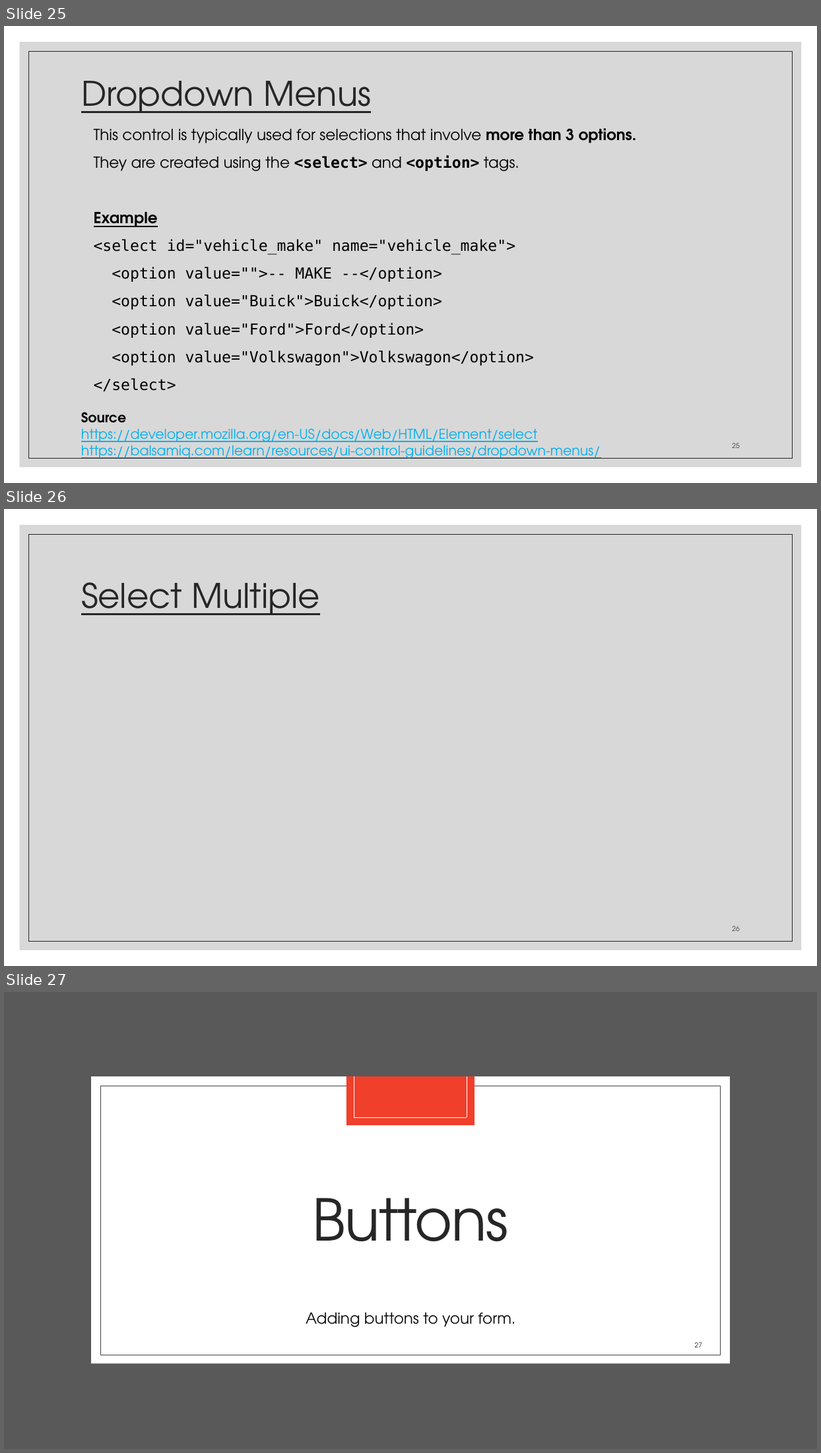
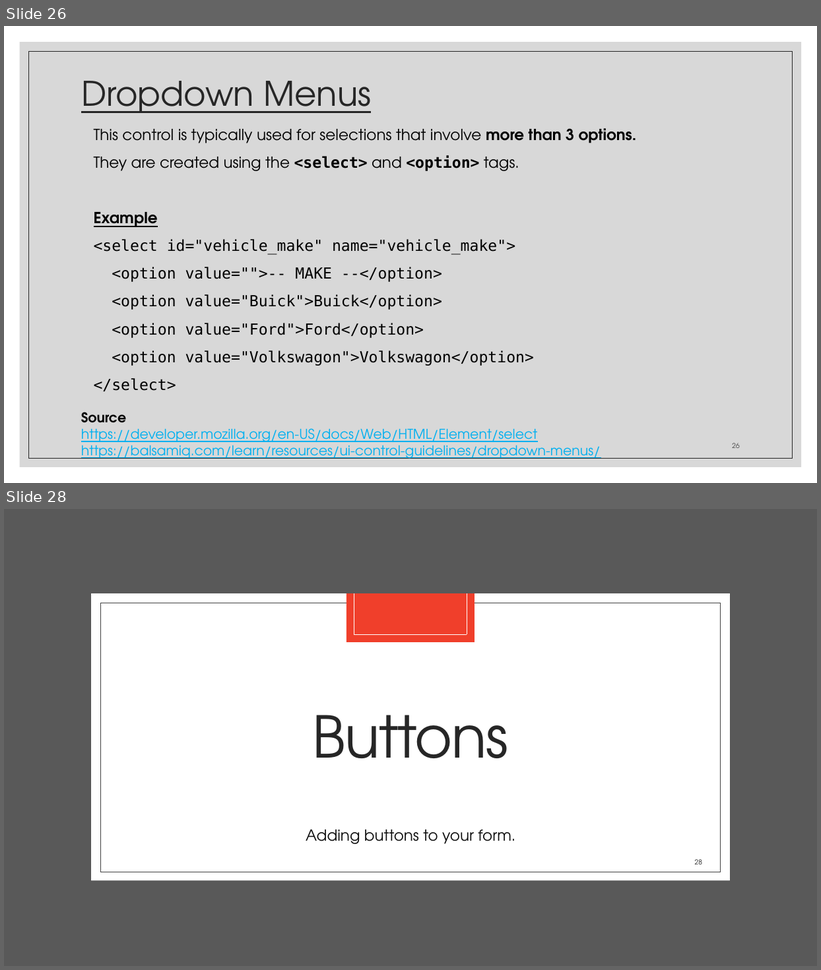
Before and after one commit to zackstotts/base-node-curriculum, a slide deck: unit_00/html_review/02 HTML Forms.pptx. Shown one above the other, each under a label of ours: slides 25, 26 and 27 before the commit, slides 26 and 28 after it; the slides between them are not shown. The pictures are 821x1453 and 821x970 pixels, drawn with LibreOffice and Linux fonts; fonts in the diff are those of the drawing. Boxes give left, top, right and bottom in pixels: in the first picture for what was removed or moved away, otherwise in the second. Text is boxed around its words. In the diff, an @@ line names an element or a change of style, - is before the commit and + after.

```diff
--- a/unit_00/html_review/02 HTML Forms.pptx
+++ b/unit_00/html_review/02 HTML Forms.pptx
@@ slide 26 removed at (x1=4, y1=509, x2=817, y2=966), background #FFFFFF; not listed: 2 template elements that a slide beside it also shows @@
@@ title removed at (x1=81, y1=582, x2=320, y2=615) @@
-Select Multiple
@@ page number removed at (x1=732, y1=926, x2=739, y2=931) @@
-26
@@ what was slide 25 is now slide 26 @@
@@ what was slide 27 is now slide 28 @@
@@ page number at (x1=695, y1=859, x2=702, y2=865): text changed @@
-27
+28
```
Also in this commit, not shown: 7 slides changed, 2 slides added, 1 other file.
